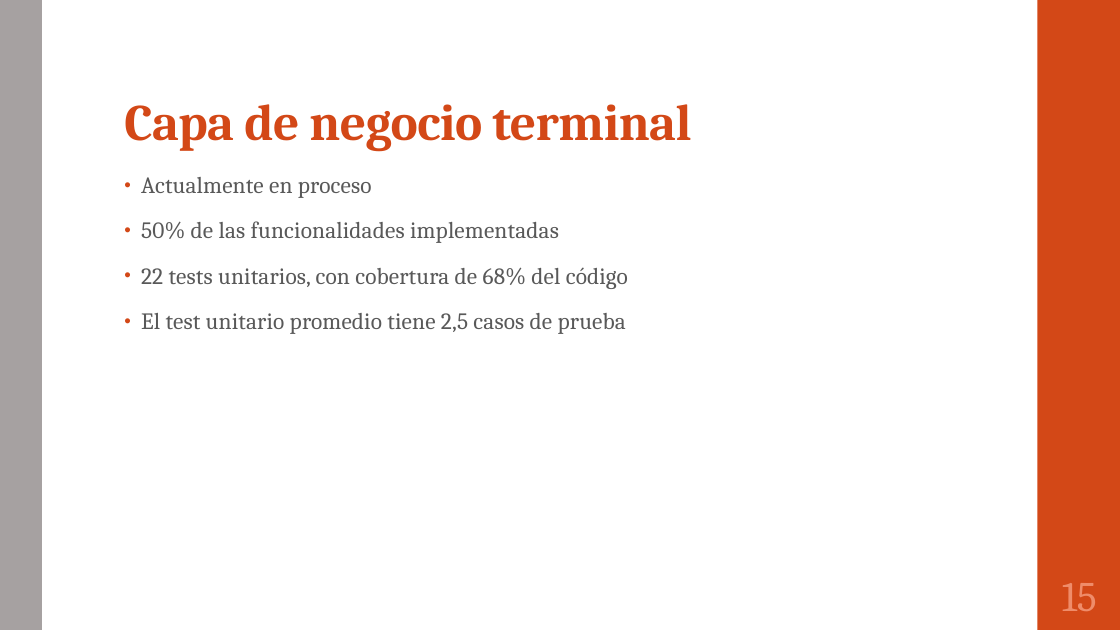
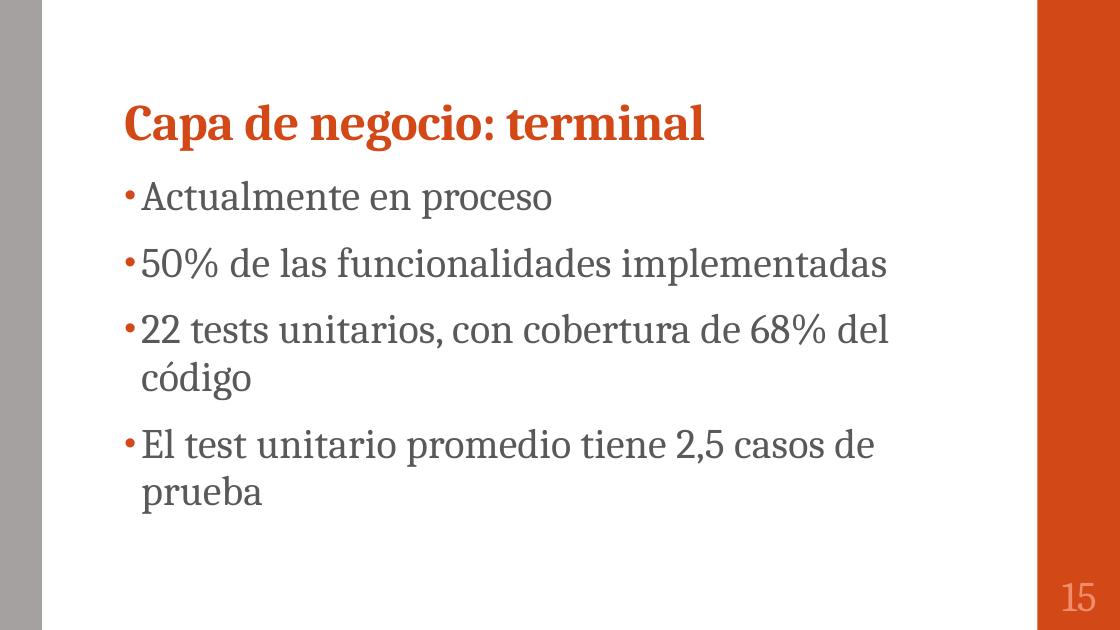
Before and after one commit to portafolio2016/hipocrates, a slide deck: slide 16 of presentación lunes 24 octubre 2016.pptx. Drawn at 1120x630 pixels with LibreOffice and Linux fonts; fonts in the diff are those of the drawing. Boxes give left, top, right and bottom in pixels: in the first picture for what was removed or moved away, otherwise in the second. Text is boxed around its words. In the diff, an @@ line names an element or a change of style, - is before the commit and + after.

```diff
--- a/presentación lunes 24 octubre 2016.pptx
+++ b/presentación lunes 24 octubre 2016.pptx
@@ title at [124, 104, 705, 151]: text changed @@
-Capa de negocio terminal
+Capa de negocio: terminal
@@ text "Actualmente en proceso" at [141, 181, 889, 514]: size 20 to 36 pt @@
```
Also in this commit, not shown: 12 other slides changed.
